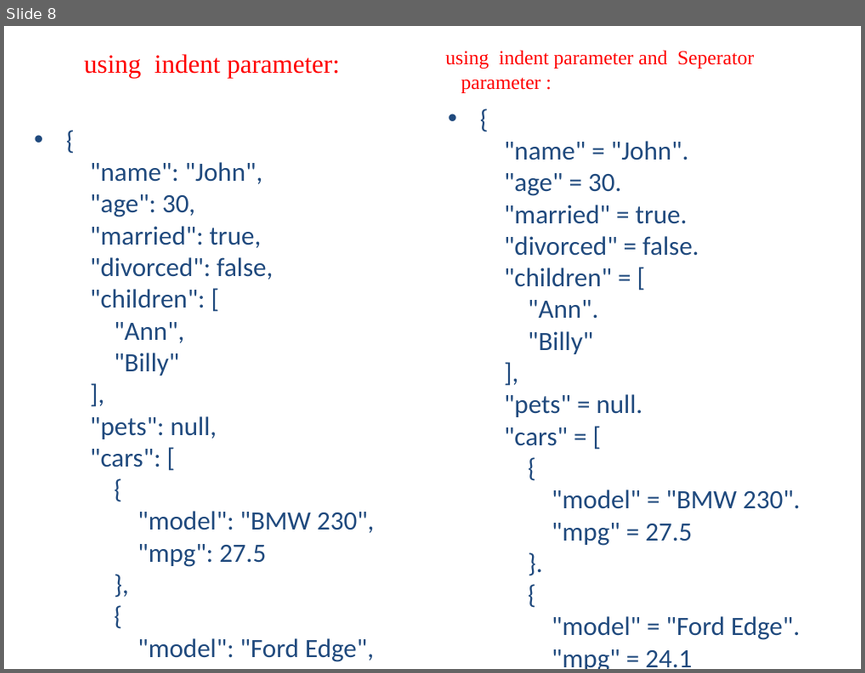
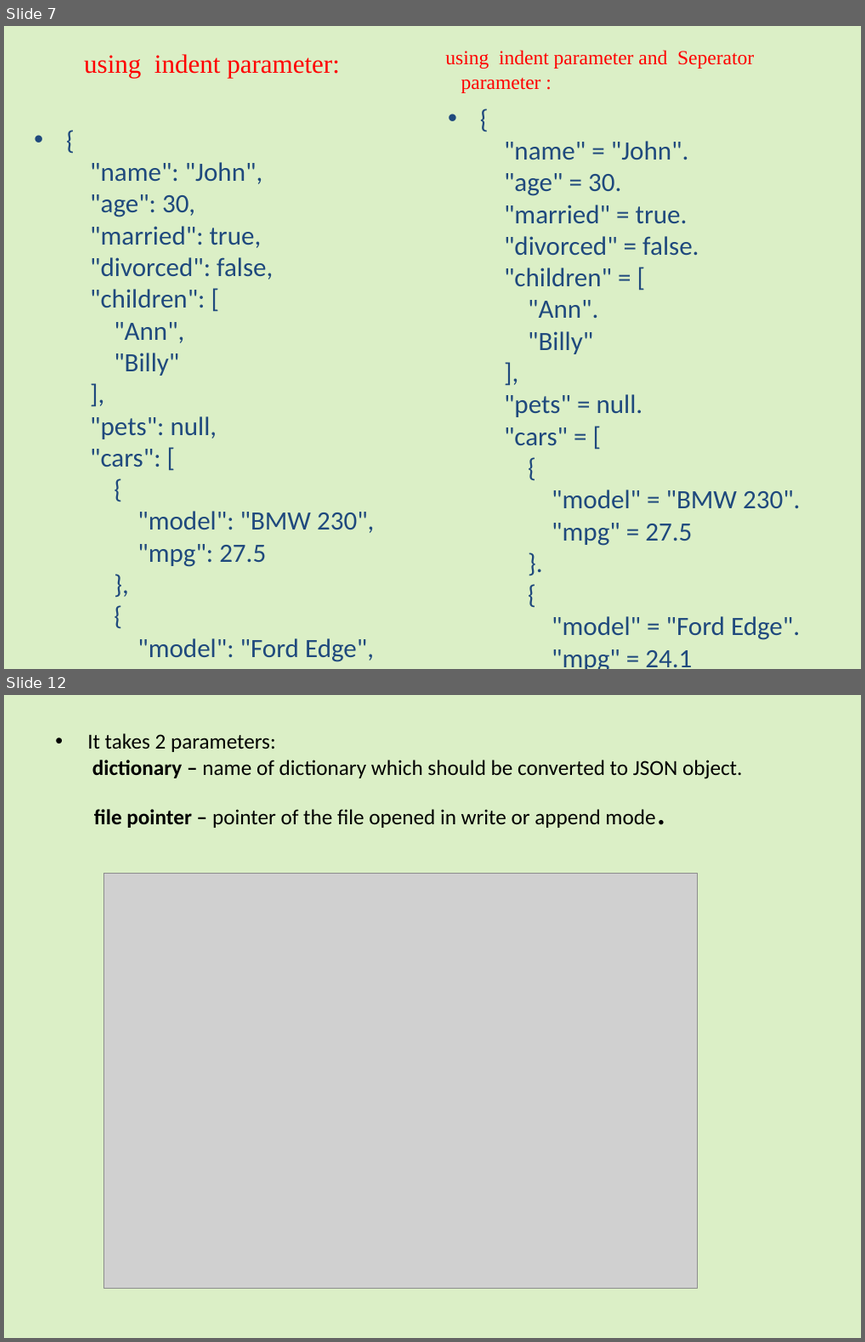
Before and after one commit to jaseela65/python_newPrgm, a slide deck: JSON in Python.pptx. Shown one above the other, each under a label of ours: slide 8 before the commit, slides 7 and 12 after it; the slides between them are not shown. The pictures are 865x673 and 865x1342 pixels, drawn with LibreOffice and Linux fonts; fonts in the diff are those of the drawing; grey boxes stand for pictures. Boxes give left, top, right and bottom in pixels: in the first picture for what was removed or moved away, otherwise in the second. Text is boxed around its words. In the diff, an @@ line names an element or a change of style, - is before the commit and + after.

```diff
--- a/JSON in Python.pptx
+++ b/JSON in Python.pptx
@@ slide 12 added at box(4, 695, 861, 1338), background #92D050 at 32% opacity @@
@@ text added at box(87, 733, 742, 828), 18 pt, text #000000 @@
+• It takes 2 parameters:
+  dictionary – name of dictionary which should be converted to JSON object.
+file pointer – pointer of the file opened in write or append mode.
@@ picture added at box(104, 873, 698, 1287) @@
@@ what was slide 8 is now slide 7 @@
@@ slide 7 changed as well @@
@@ background #FFFFFF to #92D050 at 32% opacity @@
```
Also in this commit, not shown: 7 other slides changed, 6 other slides added, 2 slides removed.
